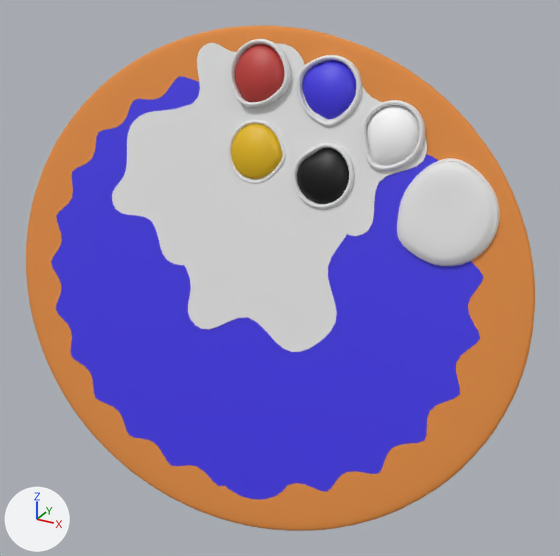
The FBX model Assets/Models/paintPallet.fbx as it was, and as the next commit left it.
One viewpoint serves both versions: a 50 mm lens placed at (2.75, -6.32, 2.53), pointed at (-0.78, 0.1, -0.68). The axes (+X, +Y, +Z) are drawn at lower left. The lights are the same throughout. Where no turn or scale is listed for an object, it has been applied to the vertices.
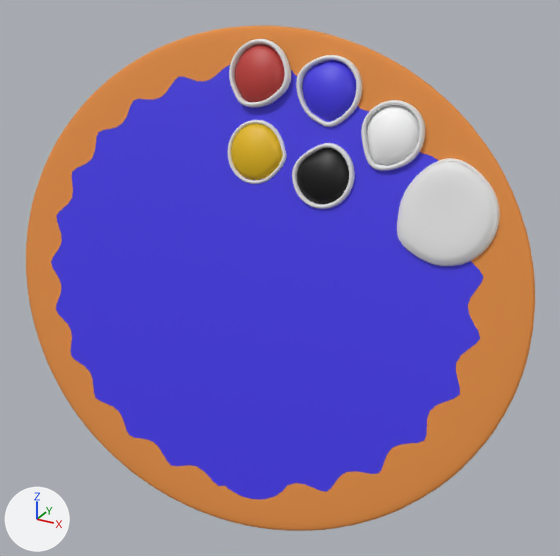
The change, as JSON lines over the scene's bpy script:
```json
{"block": "me_circle_003", "where": "me_circle_003.from_pydata(...)  # 5799 vertices, 5845 faces; spans x -4.06..1.78, y -0.89..0.67, z -3.16..1.73"}
{"block": "me_circle_003", "where": "# used by ob_circle_003; location = (0.0, 0.0, 0.0)"}
{"block": "me_circle_003", "change": "me_circle_003 part 1: the loose piece of 353 vertices spanning x -2.04..-0.01, y -0.36..0.23, z -1.24..0.62 is deleted"}
{"block": "me_circle_003", "change": "me_circle_003 part 2: the loose piece of 353 vertices spanning x -2.22..-0.42, y 0.06..0.55, z 0.05..1.58 is deleted"}
{"block": "me_circle_003", "change": "me_circle_003 part 3: the loose piece of 353 vertices spanning x -1.19..0.6, y 0.05..0.53, z -0.05..1.47 is deleted"}
{"block": "me_circle_003", "change": "me_circle_003 part 4: the loose piece of 353 vertices spanning x -2.83..-1.06, y -0.18..0.34, z -0.65..0.97 is deleted"}
{"op": "remove", "block": "me_circle_003", "code": "me_circle_003.materials.append(mat_material_024)  # white #e7e7e7"}
{"op": "remove", "block": "me_circle_003", "code": "me_circle_003.materials.append(mat_material_023)  # white #e7e7e7"}
{"op": "remove", "block": "me_circle_003", "code": "me_circle_003.materials.append(mat_material_014)  # white #e7e7e7"}
{"op": "remove", "block": "me_circle_003", "code": "me_circle_003.materials.append(mat_material_013)  # white #e7e7e7"}
```

Boxes [x1, y1, x2, y2] around the edits, measured in the pictures (560 x 556 px):
```json
{"part": 1, "of": "me_circle_003", "change": "deleted", "before": [169, 158, 347, 352]}
{"part": 2, "of": "me_circle_003", "change": "deleted", "before": [166, 43, 305, 173]}
{"part": 3, "of": "me_circle_003", "change": "deleted", "before": [255, 82, 427, 236]}
{"part": 4, "of": "me_circle_003", "change": "deleted", "before": [112, 104, 212, 265]}
```
